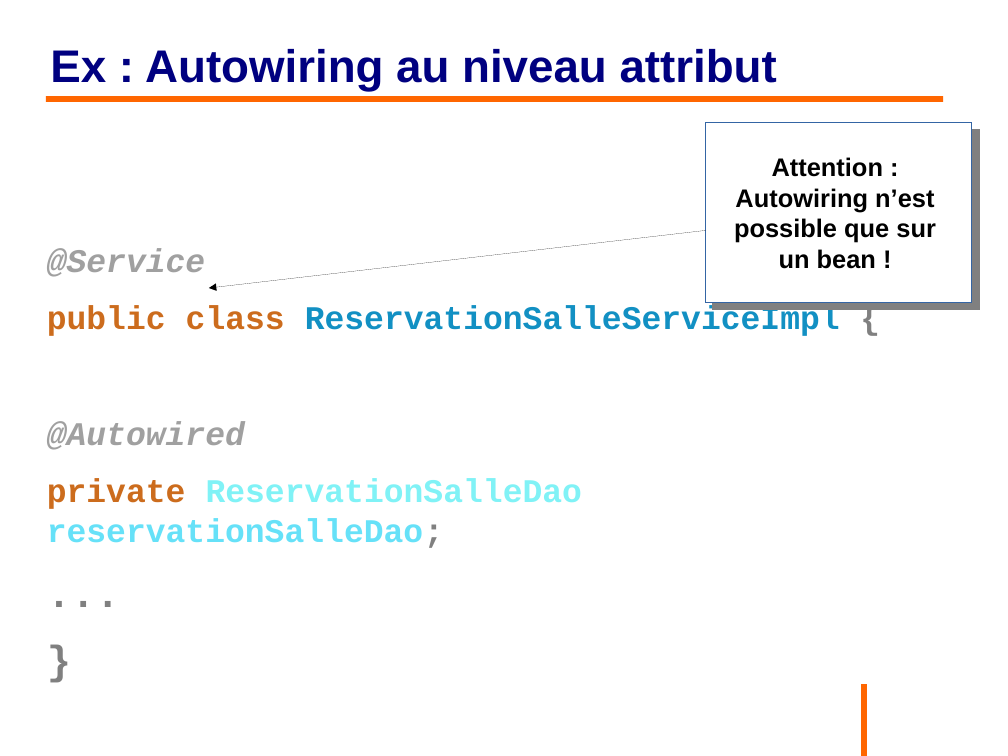
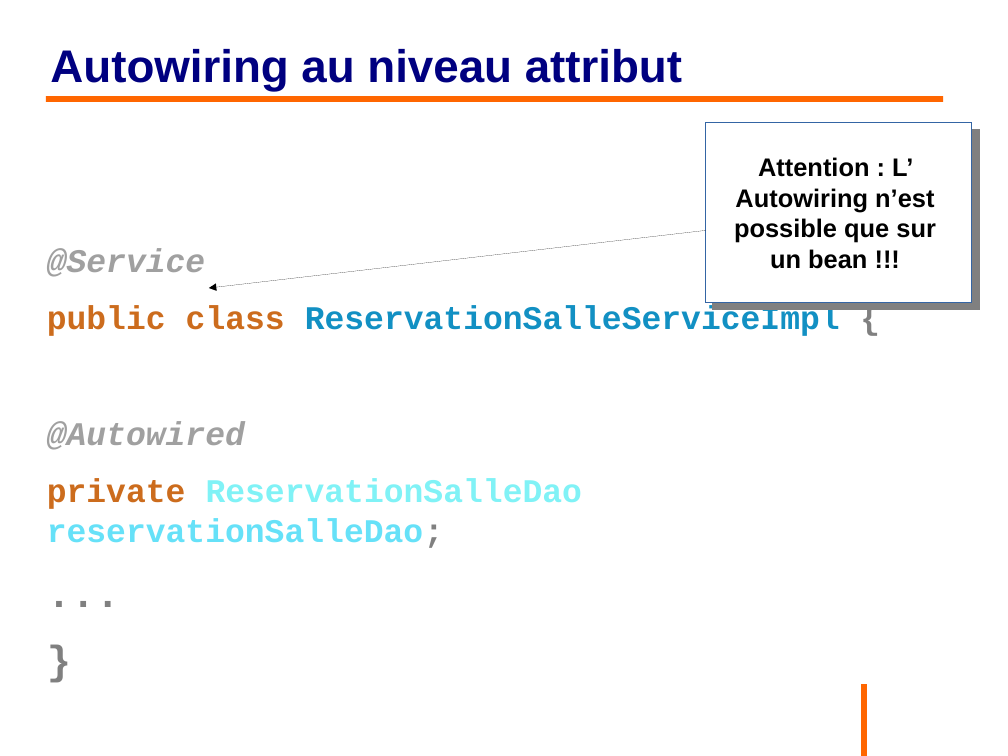
Before and after one commit to philphils/formation-spring, a slide deck: slide 78 of Documentation/diapo_formation_spring.odp. Drawn at 1008x756 pixels with LibreOffice and Linux fonts; fonts in the diff are those of the drawing; background and template pictures are left out. Boxes give left, top, right and bottom in pixels: in the first picture for what was removed or moved away, otherwise in the second. Text is boxed around its words. In the diff, an @@ line names an element or a change of style, - is before the commit and + after.

```diff
--- a/Documentation/diapo_formation_spring.odp
+++ b/Documentation/diapo_formation_spring.odp
@@ title at (x1=50, y1=49, x2=682, y2=92): text changed @@
-Ex : Autowiring au niveau attribut
+Autowiring au niveau attribut
@@ text at (x1=734, y1=157, x2=936, y2=269): text changed @@
-Attention : Autowiring n’est possible que sur un bean !
+Attention : L’ Autowiring n’est possible que sur un bean !!!
```
Also in this commit, not shown: 14 other slides changed, 18 slides added.
